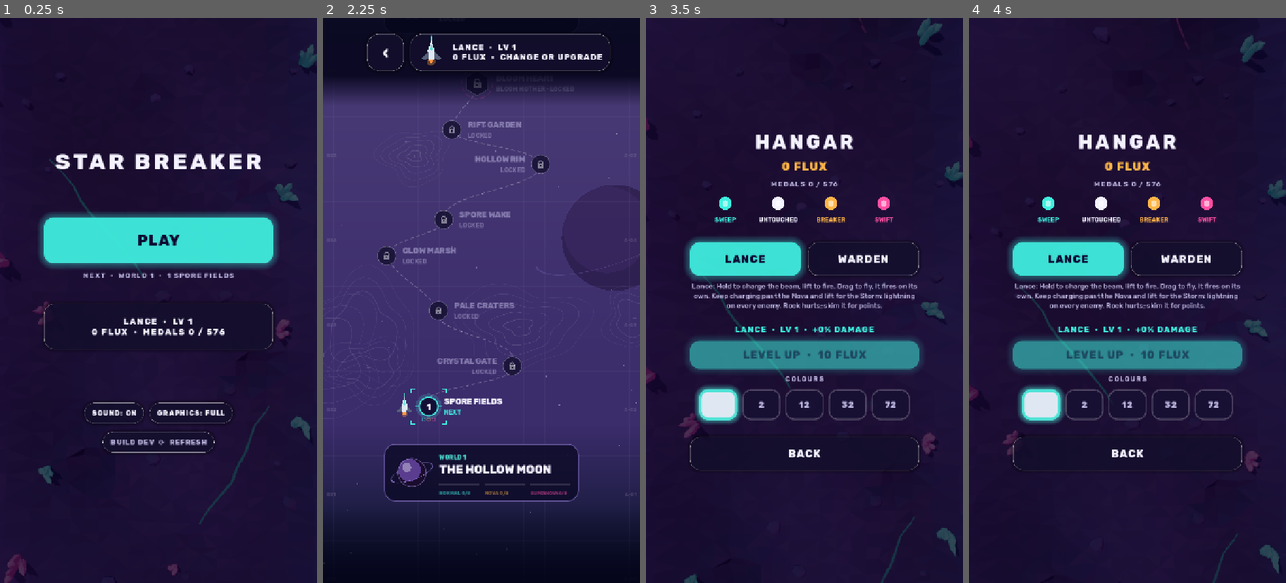
Above: before the commit, frames 1-4 (left to right).
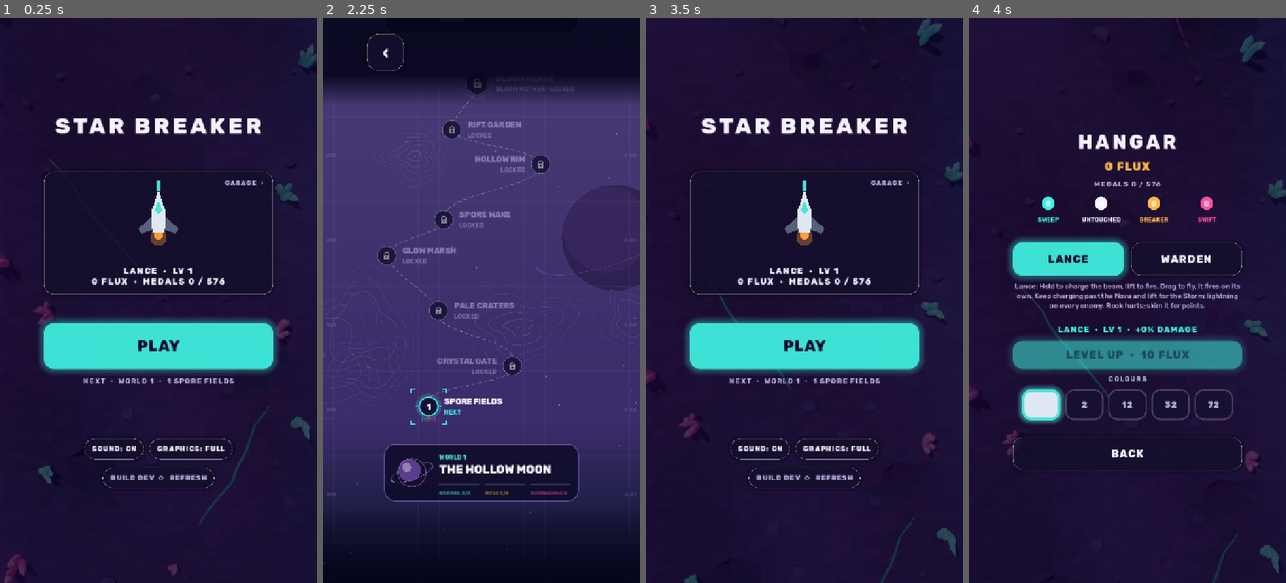
Above: after the commit, the same moments.

Repository: guillaumefont/games
Game: Godot game, scene res://scenes/boot.tscn
Two runs of this game, one before a commit and one after it. Both use one fixed random seed, a clock stepped at 60 frames per second and the inputs below.
Inputs (mouse positions are in pixels of both pictures, inside the frame that each line leads up to):
- Up to frame 1 (0.25 s): no input
- Up to frame 2 (2.25 s): click "PLAY" at 0.5 s; click "‹" at 1.25 s; click "PLAY" at 2 s
- Up to frame 3 (3.5 s): click "LANCE · LV 1 0 FLUX · CHANGE …" (after the commit: "‹") at 2.75 s
- Up to frame 4 (4 s): click (1067, 260) at 3.5 s, where only the run before the commit has a clickable "LANCE"

The runs differ from the first frame. In frame 1, 20% of the frame differs, in the area x 12-88%, y 17-84%; in frame 2, 0.9%; in frame 3, 17%; in frame 4, nothing differs.

Commit message:
Star Breaker: the ship lives on the home screen, off the level map
Home shows the ship you fly drawn big on a card (level, flux, medals,
GARAGE tag) above Play; tapping it opens the hangar. The level map no
longer draws the ship by the next stage and its top bar only has Back.

Co-Authored-By: Claude Opus 5.5 <noreply@anthropic.com>
Claude-Session: https://claude.ai/code/session_01VxP4fqoLZdDXZUfmgsxLmM

Diff:
--- a/star-breaker/scripts/vhud.gd
+++ b/star-breaker/scripts/vhud.gd
@@ -61,7 +61,7 @@
 var _sheet_pips: Pips
 var _sheet_note: Label
 var _sheet_play: Button
-var _map_ship: Button
+var _home_ship: Control
 var screen := "menu"
 ## Where the hangar's Back goes: the screen it was opened from.
 var _hangar_from := "menu"
@@ -207,8 +207,30 @@
 	t.horizontal_alignment = HORIZONTAL_ALIGNMENT_CENTER
 	v.add_child(t)
 	var gap := Control.new()
-	gap.custom_minimum_size.y = 60
+	gap.custom_minimum_size.y = 36
 	v.add_child(gap)
+	# the ship you fly, drawn big, with its level, flux and medals: tap it for the hangar
+	_btn_medals = _button("", false, 280)
+	_btn_medals.add_theme_font_size_override("font_size", 20)
+	for st in ["normal", "hover", "pressed", "focus"]:
+		var sb: StyleBoxFlat = _btn_medals.get_theme_stylebox(st)
+		sb.content_margin_top = 196
+	_btn_medals.pressed.connect(func(): show_screen("hangar"))
+	_home_ship = ShipBadge.new()
+	_home_ship.hud = self
+	_home_ship.k = 2.7
+	_home_ship.position = Vector2(COL_W / 2.0, 104)
+	_btn_medals.add_child(_home_ship)
+	var tag := _label("GARAGE  ›", 14, 800, C_MUTED, 2.0)
+	tag.horizontal_alignment = HORIZONTAL_ALIGNMENT_RIGHT
+	tag.mouse_filter = Control.MOUSE_FILTER_IGNORE
+	tag.position = Vector2(COL_W - 150, 18)
+	tag.size = Vector2(128, 20)
+	_btn_medals.add_child(tag)
+	v.add_child(_center(_btn_medals))
+	var gap2 := Control.new()
+	gap2.custom_minimum_size.y = 28
+	v.add_child(gap2)
 	_btn_play = _button("Play", true, 104)
 	_btn_play.add_theme_font_size_override("font_size", 34)
 	_btn_play.pressed.connect(func():
@@ -218,14 +240,6 @@
 	_home_next = _label("", 16, 700, C_MUTED, 2.0)
 	_home_next.horizontal_alignment = HORIZONTAL_ALIGNMENT_CENTER
 	v.add_child(_home_next)
-	var gap2 := Control.new()
-	gap2.custom_minimum_size.y = 18
-	v.add_child(gap2)
-	# the ship you fly, its level, flux and medals: opens the hangar
-	_btn_medals = _button("", false, 104)
-	_btn_medals.add_theme_font_size_override("font_size", 20)
-	_btn_medals.pressed.connect(func(): show_screen("hangar"))
-	v.add_child(_center(_btn_medals))
 	var gap3 := Control.new()
 	gap3.custom_minimum_size.y = 40
 	v.add_child(gap3)
@@ -233,8 +247,8 @@
 	return v.get_parent()
 
 
-## The level screen: the map of every stage (see VMap) filling the screen, a top bar with Back
-## and the ship you fly (tap it for the hangar), and the panel of the stage you pick.
+## The level screen: the map of every stage (see VMap) filling the screen, a Back button, and the
+## panel of the stage you pick. The ship lives on the home screen, not here.
 func _build_levels() -> Control:
 	var root := Control.new()
 	root.set_anchors_and_offsets_preset(Control.PRESET_FULL_RECT)
@@ -260,21 +274,6 @@
 	back.add_theme_font_size_override("font_size", 40)
 	back.pressed.connect(func(): back())
 	bar.add_child(back)
-	_map_ship = Button.new()
-	_map_ship.focus_mode = Control.FOCUS_NONE
-	_map_ship.custom_minimum_size = Vector2(COL_W - 84 - 14, 84)
-	_style_button(_map_ship, false, 26)
-	_map_ship.add_theme_font_size_override("font_size", 18)
-	_map_ship.alignment = HORIZONTAL_ALIGNMENT_LEFT
-	for st in ["normal", "hover", "pressed", "focus"]:
-		var sb: StyleBoxFlat = _map_ship.get_theme_stylebox(st)
-		sb.content_margin_left = 96
-	_map_ship.pressed.connect(func(): show_screen("hangar"))
-	var badge := ShipBadge.new()
-	badge.hud = self
-	badge.position = Vector2(48, 42)
-	_map_ship.add_child(badge)
-	bar.add_child(_map_ship)
 	sheet = _build_sheet()
 	root.add_child(sheet)
 	return root
@@ -425,10 +424,11 @@
 		sb.shadow_color = Color(col, 0.35)
 
 
-## A ship drawn top-down in its paint (for the level map's ship button).
+## A ship drawn top-down in its paint, `k` times its map size (for the home screen's ship card).
 class ShipBadge:
 	extends Control
 	var hud: VHud
+	var k := 1.25
 
 	func _init() -> void:
 		mouse_filter = Control.MOUSE_FILTER_IGNORE
@@ -436,7 +436,7 @@
 	func _draw() -> void:
 		if hud:
 			var paint: Dictionary = hud.prog.paint_of(hud.ship) if hud.prog else {}
-			VMap.draw_ship(self, Vector2.ZERO, 1.25, paint, hud.ship)
+			VMap.draw_ship(self, Vector2.ZERO, k, paint, hud.ship)
 
 
 ## Shows world `w` on the stage map.
@@ -624,10 +624,8 @@
 	if prog:
 		l2 = "%s FLUX  ·  MEDALS %d / %d" % [_fmt(prog.flux), prog.total(), Progress.max_total()]
 	_btn_medals.text = "%s  ·  LV %d\n%s" % [String(kit.name).to_upper(), lv, l2]
-	if _map_ship:
-		_map_ship.text = "%s  ·  LV %d\n%s" % [String(kit.name).to_upper(), lv, (_fmt(prog.flux) + " FLUX  ·  CHANGE OR UPGRADE") if prog else "HANGAR"]
-		for c in _map_ship.get_children():
-			c.queue_redraw()
+	if _home_ship:
+		_home_ship.queue_redraw()
 	if _home_next:
 		var n := prog.next_stage(0) if prog else 0
 		if n < 0:
--- a/star-breaker/scripts/vmap.gd
+++ b/star-breaker/scripts/vmap.gd
@@ -3,7 +3,7 @@
 ## The level map: all 48 stages on one trail climbing from the bottom of the screen to the top,
 ## world after world. Drag to scroll. The sky shifts from one world's colours to the next, and a
 ## banner (planet, name, progress) marks the way into each world. Each stage shows which tiers
-## it is cleared on (three pips); the trail is lit up to the next stage, where your ship waits.
+## it is cleared on (three pips); the trail is lit up to the next stage, marked with a target.
 ## Tap an open stage to open its panel (VHud picks the tier and plays it); a locked stage says
 ## what to clear first. Drawn in code, no child nodes. The stage order follows Normal: a stage
 ## is on the map once it is open on Normal, and its panel shows which harder tiers are open.
@@ -95,7 +95,7 @@
 	return is_open(w * VStage.PER_WORLD)
 
 
-## The next stage on the trail (Normal): where the ship waits.
+## The next stage on the trail (Normal): the one the target marks.
 func next_stage() -> int:
 	return 0 if prog() == null else maxi(0, prog().next_stage(0))
 
@@ -454,7 +454,6 @@
 	for w in VStage.WORLDS.size():
 		_draw_banner(w)
 	_draw_stages()
-	_draw_ship()
 	_draw_fades()
 
 
@@ -745,20 +744,6 @@
 		_text(Vector2(x, rect.position.y + 40), sub, 14, sub_col, 700, al, rect.size.x)
 
 
-## Your ship, bobbing beside the next stage.
-func _draw_ship() -> void:
-	var i := next_stage()
-	var c := node_pos(i)
-	if c.y < -60 or c.y > size.y + 60:
-		return
-	var side := -1.0 if not _label_left(i) else 1.0
-	if VStage.STAGES[i].j == VStage.PER_WORLD - 1:
-		side = -1.0
-	var p := c + Vector2(side * (_radius(i) + 34), 4 + 4 * sin(Time.get_ticks_msec() / 300.0))
-	var paint: Dictionary = prog().paint_of(hud.ship) if prog() else {}
-	draw_ship(self, p, 1.0, paint, hud.ship)
-
-
 ## The top and bottom bars fade the trail out under the menu's controls; the bottom one carries
 ## the note on a locked stage.
 func _draw_fades() -> void:
--- a/star-breaker/tests/progress_test.gd
+++ b/star-breaker/tests/progress_test.gd
@@ -155,18 +155,18 @@
 	check(vg.hud.screen == "levels" and vg.hud.levels_scr.visible and not vg.hud.menu_scr.visible, "leaving a stage shows the map at that stage")
 	check(vg.hud.back() and vg.hud.menu_scr.visible, "back from the map goes home")
 	check(not vg.hud.back() and vg.hud.menu_scr.visible, "back on the home screen is left to the app (it quits)")
-	# the ship: on the map, tap it for the hangar
+	# the ship: on the home screen (not the map), tap it for the hangar
+	check(vg.hud._btn_medals.text.contains("LANCE") and vg.hud._home_ship.is_visible_in_tree(), "home shows the ship you fly")
 	vg.hud._btn_play.pressed.emit()
-	check(vg.hud._map_ship.text.contains("LANCE"), "the map shows the ship you fly")
-	vg.hud._map_ship.pressed.emit()
-	check(vg.hud.medals_scr.visible, "tapping the ship on the map opens the hangar")
+	var bar: Node = vg.hud.levels_scr.find_child("bar", true, false)
+	check(bar.get_child_count() == 1, "the map's top bar only has Back, no ship")
+	vg.hud.back()
+	vg.hud._btn_medals.pressed.emit()
+	check(vg.hud.medals_scr.visible, "tapping the ship on home opens the hangar")
 	vg.hud._ship_btns["warden"].pressed.emit()
 	check(vg.hud.ship == "warden" and vg.hud._ship_secs["warden"].visible and not vg.hud._ship_secs["lance"].visible, "the hangar picks the ship and shows only its level and colours")
-	check(vg.hud._map_ship.text.contains("WARDEN") and vg.hud._btn_medals.text.contains("WARDEN"), "the map and home show the chosen ship")
-	check(vg.hud.back() and vg.hud.levels_scr.visible, "back from the hangar returns to the map it was opened from")
+	check(vg.hud._btn_medals.text.contains("WARDEN"), "home shows the chosen ship")
 	vg.hud.select_ship("lance")
-	vg.hud.back()
-	vg.hud._btn_medals.pressed.emit()
 	check(vg.hud.back() and vg.hud.menu_scr.visible, "the hangar opened from home goes back home")
 	vg.prog.stages = {}
 	vg.hud.tier = 0
--- a/star-breaker/tools/map_shots.gd
+++ b/star-breaker/tools/map_shots.gd
@@ -79,7 +79,8 @@
 	vg.hud.pick_tier(1)
 	await snap("m_panel_locked_tier")
 	vg.hud.close_stage()
-	vg.hud._map_ship.pressed.emit()
+	vg.hud.back()
+	vg.hud._btn_medals.pressed.emit()
 	await snap("m_hangar")
 	vg.hud.back()
 	# a scroll up the whole map, for a GIF
Not shown, changed: star-breaker/AGENTS.md
